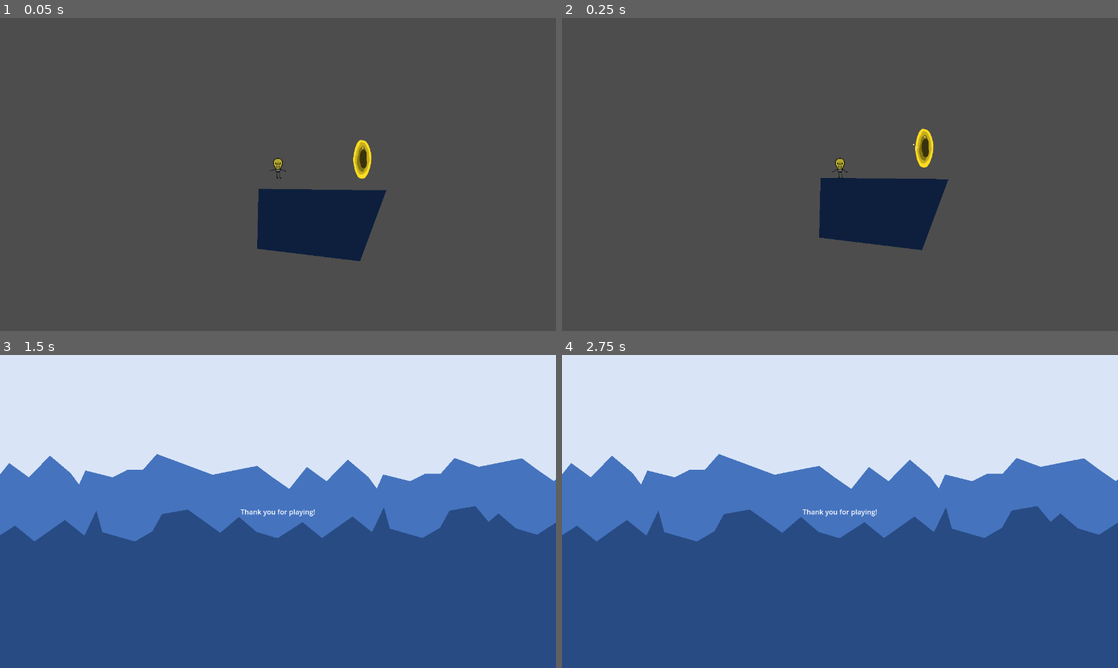
Above: before the commit, frames 1-4 (two rows, left to right).
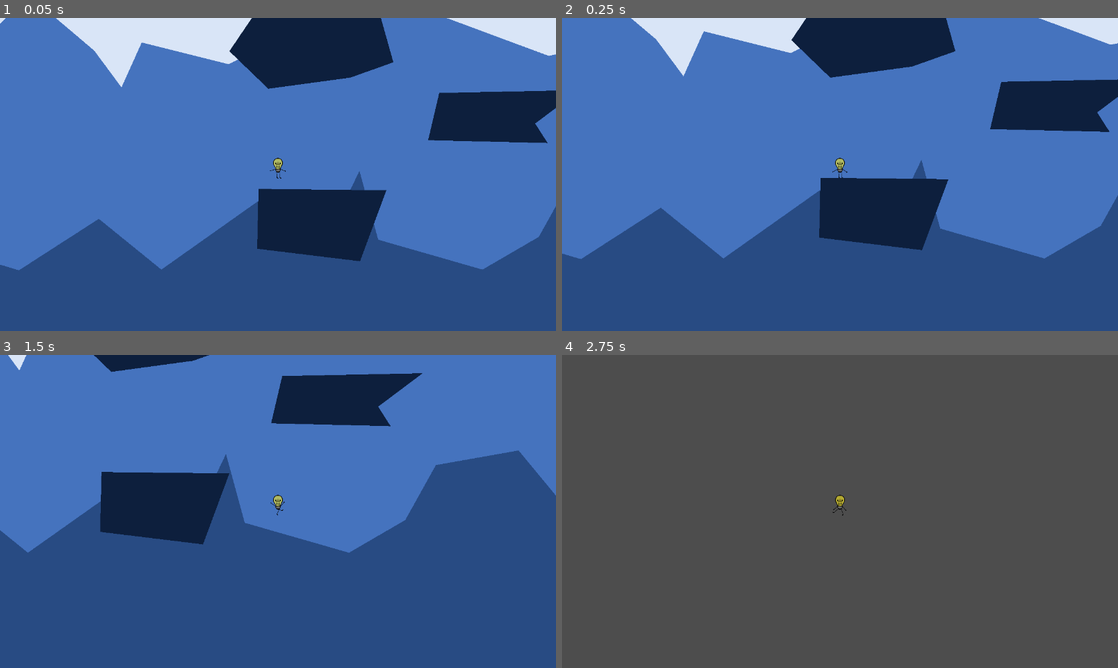
Above: after the commit, the same moments.

Repository: rasmussvala/Bigmode-Game-Jam-2025
Game: Godot game, scene res://scenes/levels/level_9.tscn
Two runs of this game, one before a commit and one after it. Both use one fixed random seed, a clock stepped at 60 frames per second and the inputs below. This scene is started directly instead of the project's main scene.
Inputs:
- Up to frame 1 (0.05 s): no input
- Up to frame 2 (0.25 s): no input
- Up to frame 3 (1.5 s): tap Enter at 0.5 s; hold Shift (dodge) 0.53-1.28 s; hold D (move_right) from 0.53 s (still down); tap Space (jump) at 0.77 s; tap Shift (dodge) at 1.35 s
- Up to frame 4 (2.75 s): tap Space (jump) at 1.52 s; release D (move_right) at 2.03 s; hold A (move_left) from 2.03 s (still down); hold Shift (dodge) from 2.03 s (still down)

The runs differ from the first frame. In frame 1, 96% of the frame differs, in the area x 0-100%, y 0-100%; in frame 2, 96%; in frame 3, 48%; in frame 4, 100%.

Commit message:
added lvl 9

Diff:
--- a/scenes/levels/level_9.tscn
+++ b/scenes/levels/level_9.tscn
@@ -1,16 +1,97 @@
-[gd_scene load_steps=4 format=3 uid="uid://ds7qk8fapu5ef"]
+[gd_scene load_steps=12 format=3 uid="uid://ds7qk8fapu5ef"]
 
 [ext_resource type="PackedScene" uid="uid://cb3vh0dhrgdyp" path="res://scenes/player.tscn" id="1_2lj31"]
+[ext_resource type="PackedScene" uid="uid://bpskicg0fvhk2" path="res://scenes/background.tscn" id="2_ohw7o"]
 [ext_resource type="PackedScene" uid="uid://gr206ync62i2" path="res://scenes/levels/obstacles/obstacle_1.tscn" id="2_v85g6"]
-[ext_resource type="PackedScene" uid="uid://bly0mnguraowr" path="res://scenes/next_level.tscn" id="3_f360c"]
+[ext_resource type="PackedScene" uid="uid://bx2wrphdy35jy" path="res://scenes/next_level.tscn" id="3_f360c"]
+[ext_resource type="PackedScene" uid="uid://fuekg0vgkssg" path="res://scenes/killzone.tscn" id="5_4em8s"]
+[ext_resource type="PackedScene" uid="uid://gy3f1dqjsiki" path="res://scenes/levels/obstacles/obstacle_2.tscn" id="6_p1fup"]
+[ext_resource type="PackedScene" uid="uid://buoydlldpdqjf" path="res://scenes/levels/obstacles/obstacle_3.tscn" id="7_4pw1v"]
+[ext_resource type="PackedScene" uid="uid://kitx24ssv88o" path="res://scenes/enemy.tscn" id="8_hxrmc"]
+[ext_resource type="Script" path="res://scripts/obstacle.gd" id="8_x4elq"]
+[ext_resource type="PackedScene" uid="uid://crgspndduh0ge" path="res://scenes/levels/obstacles/spikes.tscn" id="10_31db1"]
+
+[sub_resource type="WorldBoundaryShape2D" id="WorldBoundaryShape2D_3crg8"]
 
 [node name="Level9" type="Node2D"]
+
+[node name="Background" parent="." instance=ExtResource("2_ohw7o")]
+position = Vector2(-242, -258)
+scale = Vector2(0.5, 0.5)
 
 [node name="Player" parent="." instance=ExtResource("1_2lj31")]
 position = Vector2(-16, 2)
 
-[node name="Obstacle1" parent="." instance=ExtResource("2_v85g6")]
+[node name="NextLevel" parent="." instance=ExtResource("3_f360c")]
+position = Vector2(760, -70)
+
+[node name="Killzone" parent="." instance=ExtResource("5_4em8s")]
+
+[node name="CollisionShape2D" type="CollisionShape2D" parent="Killzone"]
+position = Vector2(73, 68)
+shape = SubResource("WorldBoundaryShape2D_3crg8")
+
+[node name="Obstacles" type="Node" parent="."]
+
+[node name="Obstacle1" parent="Obstacles" instance=ExtResource("2_v85g6")]
 position = Vector2(1, 40)
 
-[node name="NextLevel" parent="." instance=ExtResource("3_f360c")]
-position = Vector2(44, 1)
+[node name="Obstacle2" parent="Obstacles" instance=ExtResource("6_p1fup")]
+position = Vector2(140, -32)
+
+[node name="Obstacle3" parent="Obstacles" instance=ExtResource("6_p1fup")]
+position = Vector2(156, -145)
+
+[node name="Obstacle4" parent="Obstacles" instance=ExtResource("7_4pw1v")]
+position = Vector2(-3, -84)
+
+[node name="Obstacle5" parent="Obstacles" instance=ExtResource("7_4pw1v")]
+position = Vector2(309, -202)
+
+[node name="Obstacle6" parent="Obstacles" instance=ExtResource("7_4pw1v")]
+position = Vector2(393, -137)
+
+[node name="Obstacle7" type="StaticBody2D" parent="Obstacles"]
+position = Vector2(480, -34)
+collision_layer = 2
+script = ExtResource("8_x4elq")
+
+[node name="Polygon2D" type="Polygon2D" parent="Obstacles/Obstacle7"]
+color = Color(0.0509804, 0.12549, 0.243137, 1)
+polygon = PackedVector2Array(-31, -22, -48, 3, -20, 30, 91, 41, 280, 21, 289, -25)
+
+[node name="CollisionPolygon2D" type="CollisionPolygon2D" parent="Obstacles/Obstacle7"]
+
+[node name="Obstacle8" type="StaticBody2D" parent="Obstacles"]
+position = Vector2(641, -148)
+collision_layer = 2
+script = ExtResource("8_x4elq")
+
+[node name="Polygon2D" type="Polygon2D" parent="Obstacles/Obstacle8"]
+color = Color(0.0509804, 0.12549, 0.243137, 1)
+polygon = PackedVector2Array(-171, -200, -145, -25, -115, 54, 126, 53, 187, -13, 204, -172)
+
+[node name="CollisionPolygon2D" type="CollisionPolygon2D" parent="Obstacles/Obstacle8"]
+
+[node name="Enenies" type="Node" parent="."]
+
+[node name="Enemy" parent="Enenies" instance=ExtResource("8_hxrmc")]
+position = Vector2(572, -67)
+
+[node name="Spikes" type="Node" parent="."]
+
+[node name="Spikes" parent="Spikes" instance=ExtResource("10_31db1")]
+position = Vector2(556, -102)
+rotation = 3.14159
+
+[node name="Spikes2" parent="Spikes" instance=ExtResource("10_31db1")]
+position = Vector2(616, -102)
+rotation = 3.14159
+
+[node name="Spikes3" parent="Spikes" instance=ExtResource("10_31db1")]
+position = Vector2(677, -102)
+rotation = 3.14159
+
+[node name="Spikes4" parent="Spikes" instance=ExtResource("10_31db1")]
+position = Vector2(737, -102)
+rotation = 3.14159
